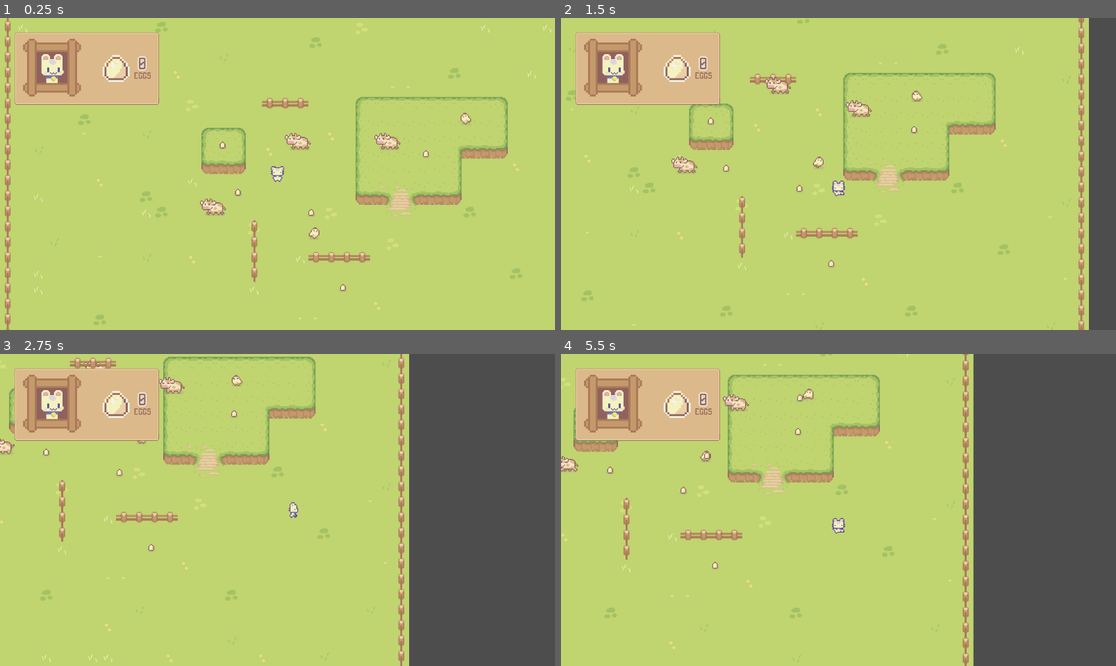
Above: before the commit, frames 1-4 (two rows, left to right).
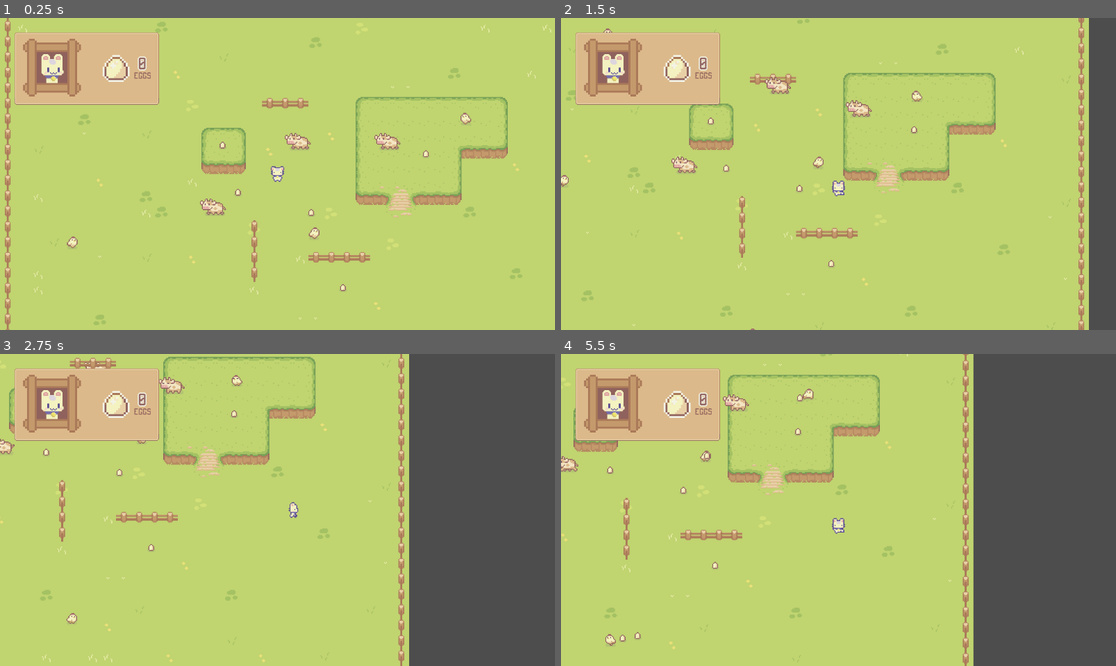
Above: after the commit, the same moments.

Repository: kwhitejr/godot-examples
Game: Godot game, scene res://src/examples/top-down-controller/top-down-controller.tscn
The game is run twice, just before and just after one commit, with the same random seed, the same clock (stepped at 60 frames per second) and the same inputs.
Inputs:
- Up to frame 1 (0.25 s): no input
- Up to frame 2 (1.5 s): hold D (move_right) 0.53-1.28 s; hold S (move_down) from 1.28 s (still down)
- Up to frame 3 (2.75 s): release S (move_down) at 2.03 s; hold D (move_right) from 2.03 s (still down)
- Up to frame 4 (5.5 s): release D (move_right) at 2.78 s; hold W (move_up) 2.78-3.53 s; hold A (move_left) 3.53-5.03 s; tap Enter at 5 s; hold S (move_down) from 5.03 s (still down)

The runs differ from the first frame. In frame 1, less than 0.1% of the frame differs, in the area x 12-15%, y 69-74%; in frame 2, less than 0.1%; in frame 3, less than 0.1%; in frame 4, less than 0.1%, in the area x 8-15%, y 89-94%.

Commit message:
More chickens

Diff:
--- a/godot/src/examples/top-down-controller/top-down-controller.tscn
+++ b/godot/src/examples/top-down-controller/top-down-controller.tscn
@@ -443,7 +443,6 @@
 [node name="EggCounter" parent="HUD" instance=ExtResource("1_xh04o")]
 
 [node name="Player" parent="." instance=ExtResource("1_jnlgi")]
-speed = null
 
 [node name="Camera2D" type="Camera2D" parent="."]
 zoom = Vector2(2, 2)
@@ -500,3 +499,12 @@
 
 [node name="Egg5" parent="." instance=ExtResource("13_rlf7n")]
 position = Vector2(-57, -30)
+
+[node name="Chicken3" parent="." instance=ExtResource("12_beptg")]
+position = Vector2(-212, 79)
+
+[node name="Chicken4" parent="." instance=ExtResource("12_beptg")]
+position = Vector2(-185, -105)
+
+[node name="Chicken5" parent="." instance=ExtResource("12_beptg")]
+position = Vector2(-34, 176)
